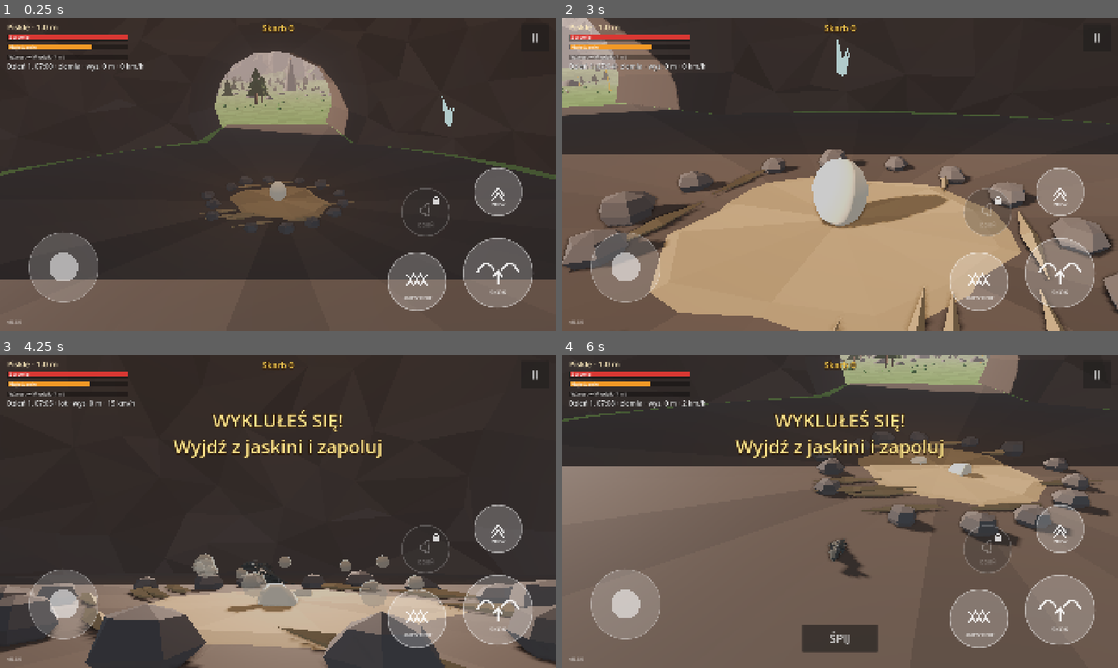
Above: before the commit, frames 1-4 (two rows, left to right).
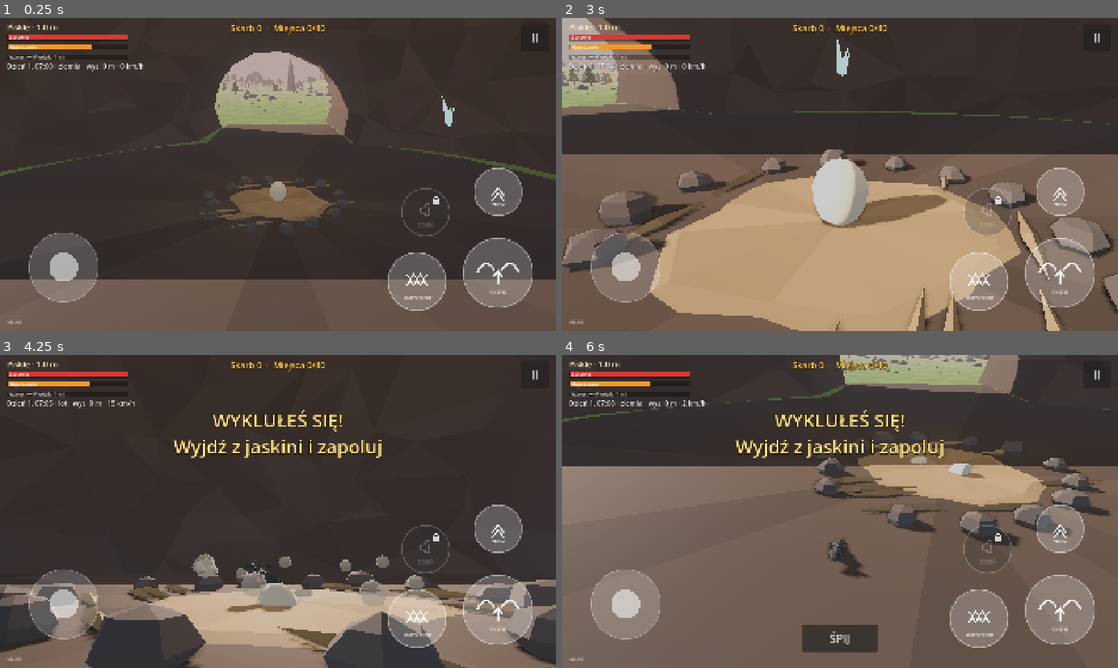
Above: after the commit, the same moments.

Repository: slota145/3d-dragon-game
Game: Godot game, scene res://scenes/boot.tscn
The game is run twice, just before and just after one commit, with the same random seed, the same clock (stepped at 60 frames per second) and the same inputs.
Inputs (mouse positions are in pixels of both pictures, inside the frame that each line leads up to):
- Up to frame 1 (0.25 s): no input
- Up to frame 2 (3 s): move the mouse to (962, 158) at 0.52 s; hold D (move_right) 0.53-1.25 s; tap F (bite) at 0.6 s; click (962, 158) at 0.67 s; tap Space (flap) at 0.77, 1.07 s; drag from (728, 190) to (812, 237) at 1.27 s; move the mouse to (895, 105) at 2.02 s; hold D (move_right) 2.03-2.75 s; tap E (cam_right) at 2.1 s; drag from (812, 237) to (673, 127) at 2.77 s
- Up to frame 3 (4.25 s): move the mouse to (444, 558) at 3.52 s; hold A (move_left) from 3.53 s (still down); tap R (fire) at 3.6 s; tap Space (flap) at 3.77, 4.07 s
- Up to frame 4 (6 s): release A (move_left) at 4.25 s; drag from (673, 464) to (756, 433) at 4.27 s; move the mouse to (867, 511) at 5.02 s; hold S (move_back) 5.03-5.75 s; tap Q (cam_left) at 5.1 s; click (867, 511) at 5.17 s; drag from (756, 433) to (728, 527) at 5.77 s

The runs differ from the first frame. In frame 1, 0.9% of the frame differs, in the area x 3-60%, y 2-98%; in frame 2, 0.6%; in frame 3, 0.2%; in frame 4, 0.7%.

Commit message:
Świat 4×4 km i ciekawe miejsca z odkrywaniem (0.9.0)
Co-Authored-By: Claude Opus 5.5 <noreply@anthropic.com>
Claude-Session: https://claude.ai/code/session_01Ves32BxAhBVxU1wfrWL8eZ

Diff:
--- a/project.godot
+++ b/project.godot
@@ -12,7 +12,7 @@
 
 config/name="3D Dragon Game"
 config/description="Gra o smoku w Godot 4 — prototyp."
-config/version="0.8.0"
+config/version="0.9.0"
 ; Numer zgodności „bazy” (APK/EXE). Podbij, gdy zmieniasz coś, czego łatka .pck nie przeniesie
 ; (input map, ustawienia projektu, eksportu, wersja silnika) — gracze dostaną wtedy pełną aktualizację.
 config/base_api=5
--- a/scenes/world.tscn
+++ b/scenes/world.tscn
@@ -27,7 +27,7 @@
 ssao_enabled = true
 fog_enabled = true
 fog_light_color = Color(0.72, 0.8, 0.88, 1)
-fog_density = 0.0012
+fog_density = 0.0015
 
 [node name="World" type="Node3D"]
 script = ExtResource("1_world")
--- a/scripts/game/gold_finds.gd
+++ b/scripts/game/gold_finds.gd
@@ -48,7 +48,7 @@
 		if not id in taken_today:
 			_spawn(id, kind, pos, value, rng.randf() * TAU)
 	for i in cache_spots.size():
-		var id := "cache_%d" % i
+		var id := "cache_%d_%d" % [int(cache_spots[i].x), int(cache_spots[i].z)]  # stałe id wg miejsca
 		if not id in caches_taken:
 			_spawn(id, "chest", cache_spots[i], 90 + (i * 37) % 71, float(i))
 
--- /dev/null
+++ b/scripts/game/landmarks.gd
@@ -0,0 +1,134 @@
+class_name Landmarks
+extends Node3D
+## Ciekawe miejsca (zasada „co ~20 s lotu coś ciekawego”): kamienne kręgi, ruiny wież, pradawne
+## drzewa, szkielety olbrzymich smoków, skalne łuki (model: tools/blender/gen_landmarks.py).
+## Rozstawione deterministycznie po świecie, osadzone w terenie, z kolizją. Każde trzeba
+## odkryć (podejść / podlecieć) — przy każdym leży skrzynia skarbów (skrytka GoldFinds).
+
+signal discovered(label: String, count: int, total: int)
+
+const MODEL := "res://assets/models/landmarks.glb"
+## rodzaj: [nazwa, miejsce na skrzynię (lokalnie, Godot), promień podstawy]
+const KINDS := {
+	"StoneCircle": ["Kamienny krąg", Vector3(0, 1.1, 0), 12.0],
+	"Tower": ["Ruiny wieży", Vector3(0, 0.1, 0), 9.0],
+	"Tree": ["Pradawne drzewo", Vector3(0.4, 32.0, 0.5), 9.0],
+	"Bones": ["Szkielet pradawnego smoka", Vector3(0, 0.4, 2.0), 14.0],
+	"Arch": ["Skalny łuk", Vector3(0, 25.5, 0), 18.0],
+}
+## Pierwsze miejsca blisko łąki (żeby pisklę szybko coś odkryło), potem losowo po świecie.
+const ANCHORS := [["StoneCircle", Vector2(230, 170)], ["Tower", Vector2(-230, 260)], ["Bones", Vector2(160, -250)],
+	["Tree", Vector2(-330, -40)], ["Arch", Vector2(40, 420)]]
+const MIN_SPACING := 380.0
+const TARGET := 40
+
+var dragon: DragonController
+## Id odkrytych miejsc (zapis gry).
+var found: Array = []
+
+var _places: Array[Dictionary] = []  # {id, kind, pos, yaw, node}
+var _check_t: float = 0.0
+
+
+func _ready() -> void:
+	var scene: Node = (load(MODEL) as PackedScene).instantiate()
+	var meshes := {}
+	for mi: MeshInstance3D in scene.find_children("*", "MeshInstance3D", true, false):
+		meshes[String(mi.name).trim_prefix("Landmark_")] = mi.mesh
+	scene.free()
+	_plan()
+	for p in _places:
+		var mi := MeshInstance3D.new()
+		mi.name = p["id"]
+		mi.mesh = meshes.get(p["kind"])
+		mi.position = p["pos"]
+		mi.rotation.y = p["yaw"]
+		mi.visibility_range_end = 1600.0
+		add_child(mi)
+		mi.create_trimesh_collision()
+		p["node"] = mi
+
+
+func total() -> int:
+	return _places.size()
+
+
+func places() -> Array[Dictionary]:
+	return _places
+
+
+## Miejsca na skrzynie skarbów (globalnie) — przekazywane do GoldFinds jako skrytki.
+func cache_spots() -> Array[Vector3]:
+	var out: Array[Vector3] = []
+	for p in _places:
+		var local: Vector3 = KINDS[p["kind"]][1]
+		out.append(global_position + p["pos"] + local.rotated(Vector3.UP, p["yaw"]))
+	return out
+
+
+func _plan() -> void:
+	var rng := RandomNumberGenerator.new()
+	rng.seed = 2024
+	var kinds: Array = KINDS.keys()
+	for a: Array in ANCHORS:
+		_try_place(a[0], a[1], rng, true)
+	var tries := 0
+	while _places.size() < TARGET and tries < 2000:
+		tries += 1
+		var lim := Terrain.HALF - 260.0
+		var p := Vector2(rng.randf_range(-lim, lim), rng.randf_range(-lim, lim))
+		_try_place(kinds[rng.randi() % kinds.size()], p, rng, false)
+
+
+func _try_place(kind: String, at: Vector2, rng: RandomNumberGenerator, search: bool) -> void:
+	var radius: float = KINDS[kind][2]
+	for attempt in (80 if search else 1):
+		# kotwice: spirala wokół wskazanego punktu, aż znajdzie się dobre miejsce
+		var p := at + (Vector2.from_angle(attempt * 2.4) * sqrt(attempt) * 22.0 if attempt > 0 else Vector2.ZERO)
+		if not _good_spot(kind, p, radius):
+			continue
+		var base := INF
+		for k in 6:  # najniższy punkt podstawy — model osadzony w terenie
+			var q := p + (Vector2.from_angle(k * TAU / 6.0) * radius if k > 0 else Vector2.ZERO)
+			base = minf(base, Terrain.height(q.x, q.y))
+		_places.append({"id": "lm_%d_%d" % [int(p.x), int(p.y)], "kind": kind,
+			"pos": Vector3(p.x, base - 0.4, p.y), "yaw": rng.randf() * TAU, "node": null})
+		return
+
+
+func _good_spot(kind: String, p: Vector2, radius: float) -> bool:
+	if p.length() < 140.0:  # łąka startowa zostaje pusta
+		return false
+	if p.distance_to(Vector2(Lair.POSITION.x, Lair.POSITION.z)) < Lair.RADIUS + 60.0:
+		return false
+	# blisko łąki gęściej (pisklę ma szybko coś odkryć), dalej co ~400 m
+	var spacing := 230.0 if p.length() < 600.0 else MIN_SPACING
+	for other in _places:
+		var o: Vector3 = other["pos"]
+		if p.distance_to(Vector2(o.x, o.z)) < spacing:
+			return false
+	var h := Terrain.height(p.x, p.y)
+	if h < Terrain.WATER_LEVEL + 1.0 or h > (140.0 if kind == "Arch" else 45.0):
+		return false
+	for k in 4:  # w miarę płasko pod podstawą
+		var q := p + Vector2.from_angle(k * TAU / 4.0) * radius
+		var hq := Terrain.height(q.x, q.y)
+		if hq < Terrain.WATER_LEVEL + 0.5 or absf(hq - h) > (8.0 if kind == "Arch" else 4.0):
+			return false
+	return true
+
+
+func _process(delta: float) -> void:
+	_check_t -= delta
+	if _check_t > 0.0 or not dragon:
+		return
+	_check_t = 0.3
+	var dp := dragon.global_position
+	for p in _places:
+		if p["id"] in found:
+			continue
+		var pos: Vector3 = p["pos"]
+		var reach: float = KINDS[p["kind"]][2] + 25.0 + dragon.stats.size * 2.0
+		if Vector2(dp.x - pos.x, dp.z - pos.z).length() < reach and dp.y < pos.y + 80.0:
+			found.append(p["id"])
+			discovered.emit(KINDS[p["kind"]][0], found.size(), _places.size())
--- a/scripts/game/prey.gd
+++ b/scripts/game/prey.gd
@@ -91,8 +91,8 @@
 			_pick_wander()
 
 	var pos := global_position + _dir * _speed * delta
-	pos.x = clampf(pos.x, -900.0, 900.0)
-	pos.z = clampf(pos.z, -900.0, 900.0)
+	pos.x = clampf(pos.x, -Terrain.HALF + 150.0, Terrain.HALF - 150.0)
+	pos.z = clampf(pos.z, -Terrain.HALF + 150.0, Terrain.HALF - 150.0)
 	# nie wchodź do wody ani na strome / wysokie zbocza — zawróć
 	if _speed > 0.01 and not Terrain.is_walkable(pos.x + _dir.x * 1.5, pos.z + _dir.z * 1.5):
 		_dir = -_dir.rotated(Vector3.UP, _rng.randf_range(-0.8, 0.8))
--- a/scripts/game/terrain.gd
+++ b/scripts/game/terrain.gd
@@ -10,7 +10,7 @@
 ## własną normalną i kolor (płaskie cieniowanie), kolor zależy od wysokości, nachylenia i biomu.
 ## Roślinność (las, skały, trawa) dokłada TerrainDecor.
 
-const SIZE := 2048.0
+const SIZE := 4096.0
 const HALF := SIZE / 2.0
 const CHUNK := 128.0
 const CHUNKS := int(SIZE / CHUNK)
@@ -18,10 +18,20 @@
 const WATER_LEVEL := -1.2
 const LAKE_CENTER := Vector2(430.0, 270.0)
 const LAKE_RADIUS := 170.0
+## Jeziora: [środek x, środek z, promień]. Pierwsze to jezioro przy łące (LAKE_CENTER).
+const LAKES := [[430.0, 270.0, 170.0], [-760.0, 1180.0, 250.0], [1350.0, -260.0, 210.0], [140.0, -1620.0, 160.0]]
+## Rzeki: łamane od gór do jezior.
+const RIVERS := [
+	[Vector2(250, -620), Vector2(290, -380), Vector2(310, -170), Vector2(345, -10), Vector2(395, 140), Vector2(430, 270)],
+	[Vector2(900, -1150), Vector2(1030, -860), Vector2(1180, -560), Vector2(1350, -260)],
+	[Vector2(-300, 420), Vector2(-480, 700), Vector2(-620, 950), Vector2(-760, 1180)],
+]
 const RIVER := [Vector2(250, -620), Vector2(290, -380), Vector2(310, -170), Vector2(345, -10),
 	Vector2(395, 140), Vector2(430, 270)]
-## Gęstość siatki dla LOD 0/1/2 (kratki na bok chunka).
-const LOD_RES := [32, 16, 8]
+## Gęstość siatki dla LOD 0/1/2/3 (kratki na bok chunka).
+const LOD_RES := [32, 16, 8, 4]
+## Teren dalej niż tyle metrów od kamery nie jest rysowany (mgła i tak go zasłania).
+const VIEW_DISTANCE := 1500.0
 
 signal chunk_built(coord: Vector2i, lod: int)
 
@@ -75,18 +85,22 @@
 	# góry na północy: grzbiety z szumu „ridged”
 	var ridge := 1.0 - absf(_ridge.get_noise_2d(x, z))
 	ridge *= ridge
-	var north := smoothstep(-150.0, -460.0, z)
+	# pasmo gór na północy (za nim wyżyna z jeziorem)
+	var north := smoothstep(-150.0, -460.0, z) * (1.0 - smoothstep(-1150.0, -1450.0, z))
 	h += north * (55.0 + 190.0 * ridge) + north * north * 50.0
+	h += smoothstep(-1150.0, -1450.0, z) * 30.0
 	# brzeg świata: wzgórza i turnie zamykające mapę
 	var edge := maxf(absf(x), absf(z))
-	h += smoothstep(800.0, 1000.0, edge) * (90.0 + 80.0 * ridge)
-	# jezioro (postrzępiony brzeg)
-	var ld := Vector2(x, z).distance_to(LAKE_CENTER) + _detail.get_noise_2d(x * 0.5, z * 0.5) * 30.0
-	var lake := 1.0 - smoothstep(LAKE_RADIUS * 0.55, LAKE_RADIUS, ld)
-	h = lerpf(h, -6.0, lake)
+	h += smoothstep(HALF - 230.0, HALF - 30.0, edge) * (90.0 + 80.0 * ridge)
+	# jeziora (postrzępiony brzeg)
+	var shore := _detail.get_noise_2d(x * 0.5, z * 0.5) * 30.0
+	for lk: Array in LAKES:
+		var ld := Vector2(x, z).distance_to(Vector2(lk[0], lk[1])) + shore
+		var lr: float = lk[2]
+		h = lerpf(h, -6.0, 1.0 - smoothstep(lr * 0.55, lr, ld))
 	# rzeka: koryto wzdłuż łamanej (w górach głęboki wąwóz)
 	var rd := river_distance(x, z)
-	var width := 9.0 + 25.0 * north
+	var width := 9.0 + 25.0 * smoothstep(-150.0, -460.0, z)
 	var river := 1.0 - smoothstep(width * 0.5, width * 1.6, rd)
 	h = lerpf(h, minf(h, -3.0), river)
 	# plac pod legowiskiem
@@ -98,12 +112,13 @@
 static func river_distance(x: float, z: float) -> float:
 	var p := Vector2(x, z)
 	var best := INF
-	for i in RIVER.size() - 1:
-		var a: Vector2 = RIVER[i]
-		var b: Vector2 = RIVER[i + 1]
-		var ab := b - a
-		var t := clampf((p - a).dot(ab) / ab.length_squared(), 0.0, 1.0)
-		best = minf(best, p.distance_to(a + ab * t))
+	for river: Array in RIVERS:
+		for i in river.size() - 1:
+			var a: Vector2 = river[i]
+			var b: Vector2 = river[i + 1]
+			var ab := b - a
+			var t := clampf((p - a).dot(ab) / ab.length_squared(), 0.0, 1.0)
+			best = minf(best, p.distance_to(a + ab * t))
 	return best
 
 
@@ -157,7 +172,7 @@
 
 func _lod_for(c: Vector2i) -> int:
 	var d := maxi(absi(c.x - _focus_chunk.x), absi(c.y - _focus_chunk.y))
-	return 0 if d <= 1 else (1 if d <= 3 else 2)
+	return 0 if d <= 1 else (1 if d <= 3 else (2 if d <= 6 else 3))
 
 
 func lod_of(c: Vector2i) -> int:
@@ -176,8 +191,8 @@
 		_focus_chunk = c
 		_queue.clear()
 		# najpierw najbliższe (kolizja pod smokiem jest najważniejsza)
-		for dx in range(-4, 5):
-			for dz in range(-4, 5):
+		for dx in range(-8, 9):
+			for dz in range(-8, 9):
 				var n := c + Vector2i(dx, dz)
 				if n.x < 0 or n.y < 0 or n.x >= CHUNKS or n.y >= CHUNKS:
 					continue
@@ -201,6 +216,7 @@
 		var mi := MeshInstance3D.new()
 		mi.mesh = _chunk_mesh(c, LOD_RES[lod])
 		mi.position = chunk_origin(c)
+		mi.visibility_range_end = VIEW_DISTANCE
 		mi.cast_shadow = GeometryInstance3D.SHADOW_CASTING_SETTING_ON if lod == 0 \
 			else GeometryInstance3D.SHADOW_CASTING_SETTING_OFF
 		add_child(mi)
--- a/scripts/game/terrain_decor.gd
+++ b/scripts/game/terrain_decor.gd
@@ -1,8 +1,9 @@
 class_name TerrainDecor
 extends Node3D
-## Roślinność i skały na kawałkach terenu (MultiMesh na kawałek — tanie na telefonie):
-## - drzewa (las wg Terrain.forest) i głazy — dla każdego kawałka od razu,
-## - trawa, kwiaty i krzaki (punkty odniesienia przy ziemi) — dopiero gdy smok jest blisko.
+## Roślinność i skały na kawałkach terenu (MultiMesh na kawałek — tanie na telefonie),
+## tworzone w pierścieniu wokół smoka i usuwane, gdy się oddali (świat 4×4 km):
+## - drzewa (las wg Terrain.forest) i głazy — do BIG_RING kawałków od smoka,
+## - trawa, kwiaty i krzaki (punkty odniesienia przy ziemi) — do SMALL_RING.
 ## Wszystko stoi na wysokości terenu i omija wodę, legowisko i strome zbocza.
 
 @export var trees_per_chunk: int = 140
@@ -13,13 +14,20 @@
 
 var terrain: Terrain
 
+const BIG_RING := 5
+const SMALL_RING := 1
+## Ile kawałków roślinności tworzyć na klatkę (bez przycięć).
+const PER_FRAME := 2
+
 var _tree_mesh: Mesh
 var _rock_mesh: Mesh
 var _grass_mesh: Mesh
 var _flower_mesh: Mesh
 var _bush_mesh: Mesh
-var _done_big: Dictionary = {}
-var _done_small: Dictionary = {}
+var _big: Dictionary = {}  # Vector2i -> Node3D (drzewa + skały)
+var _small: Dictionary = {}  # Vector2i -> Node3D (trawa, kwiaty, krzaki)
+var _center := Vector2i(-999, -999)
+var _todo: Array[Vector2i] = []
 
 
 func _ready() -> void:
@@ -28,16 +36,62 @@
 	_grass_mesh = _make_grass_mesh()
 	_flower_mesh = _make_flower_mesh()
 	_bush_mesh = _make_bush_mesh()
-	terrain.chunk_built.connect(_on_chunk_built)
-
-
-func _on_chunk_built(c: Vector2i, lod: int) -> void:
-	if not _done_big.has(c):
-		_done_big[c] = true
-		_scatter_big(c)
-	if lod == 0 and not _done_small.has(c):
-		_done_small[c] = true
-		_scatter_small(c)
+
+
+## Od razu zbuduj roślinność wokół punktu (start gry, teleport).
+func build_around(at: Vector3) -> void:
+	_center = terrain.chunk_of(at)
+	_refresh_todo()
+	while not _todo.is_empty():
+		_build(_todo.pop_front())
+
+
+func _process(_delta: float) -> void:
+	if not terrain.focus:
+		return
+	var c := terrain.chunk_of(terrain.focus.global_position)
+	if c != _center:
+		_center = c
+		_refresh_todo()
+		_drop_far()
+	for i in PER_FRAME:
+		if _todo.is_empty():
+			break
+		_build(_todo.pop_front())
+
+
+func _ring(c: Vector2i) -> int:
+	return maxi(absi(c.x - _center.x), absi(c.y - _center.y))
+
+
+func _refresh_todo() -> void:
+	_todo.clear()
+	for dx in range(-BIG_RING, BIG_RING + 1):
+		for dz in range(-BIG_RING, BIG_RING + 1):
+			var c := _center + Vector2i(dx, dz)
+			if c.x < 0 or c.y < 0 or c.x >= Terrain.CHUNKS or c.y >= Terrain.CHUNKS:
+				continue
+			if not _big.has(c) or (_ring(c) <= SMALL_RING and not _small.has(c)):
+				_todo.append(c)
+	_todo.sort_custom(func(a: Vector2i, b: Vector2i) -> bool: return _ring(a) < _ring(b))
+
+
+func _build(c: Vector2i) -> void:
+	if not _big.has(c):
+		_big[c] = _scatter_big(c)
+	if _ring(c) <= SMALL_RING and not _small.has(c):
+		_small[c] = _scatter_small(c)
+
+
+func _drop_far() -> void:
+	for c: Vector2i in _big.keys():
+		if _ring(c) > BIG_RING + 1:
+			(_big[c] as Node).queue_free()
+			_big.erase(c)
+	for c: Vector2i in _small.keys():
+		if _ring(c) > SMALL_RING + 2:
+			(_small[c] as Node).queue_free()
+			_small.erase(c)
 
 
 static func _blocked(x: float, z: float) -> bool:
@@ -52,7 +106,9 @@
 	return rng
 
 
-func _scatter_big(c: Vector2i) -> void:
+func _scatter_big(c: Vector2i) -> Node3D:
+	var group := Node3D.new()
+	add_child(group)
 	var o := terrain.chunk_origin(c)
 	var rng := _rng_for(c, 1)
 	var trees: Array[Transform3D] = []
@@ -71,7 +127,7 @@
 		var basis := Basis(Vector3.UP, rng.randf() * TAU).scaled(Vector3(s, s * rng.randf_range(0.9, 1.25), s))
 		trees.append(Transform3D(basis, Vector3(x, h - 0.2, z)))
 		tree_cols.append(Color(1, 1, 1).darkened(rng.randf() * 0.25))
-	_add_multimesh(_tree_mesh, trees, tree_cols, 900.0, true)
+	_add_multimesh(group, _tree_mesh, trees, tree_cols, 700.0, true)
 	var rocks: Array[Transform3D] = []
 	for i in rocks_per_chunk:
 		var x := o.x + rng.randf() * Terrain.CHUNK
@@ -82,10 +138,13 @@
 		var basis := Basis.from_euler(Vector3(rng.randf() * TAU, rng.randf() * TAU, rng.randf() * TAU)) \
 			.scaled(Vector3(s * rng.randf_range(0.8, 1.5), s * rng.randf_range(0.5, 0.9), s * rng.randf_range(0.8, 1.4)))
 		rocks.append(Transform3D(basis, Vector3(x, Terrain.height(x, z) + s * 0.1, z)))
-	_add_multimesh(_rock_mesh, rocks, [], 700.0, true)
-
-
-func _scatter_small(c: Vector2i) -> void:
+	_add_multimesh(group, _rock_mesh, rocks, [], 700.0, true)
+	return group
+
+
+func _scatter_small(c: Vector2i) -> Node3D:
+	var group := Node3D.new()
+	add_child(group)
 	var o := terrain.chunk_origin(c)
 	var rng := _rng_for(c, 2)
 	for kind in 3:
@@ -104,10 +163,11 @@
 			if kind == 1:
 				cols.append([Color(0.95, 0.85, 0.3), Color(0.9, 0.45, 0.6), Color(0.95, 0.95, 0.95),
 					Color(0.6, 0.55, 0.95)][rng.randi() % 4])
-		_add_multimesh(mesh, xs, cols, 160.0 if kind < 2 else 300.0, kind == 2)
-
-
-func _add_multimesh(mesh: Mesh, xs: Array[Transform3D], cols: Array, vis_range: float, shadows: bool) -> void:
+		_add_multimesh(group, mesh, xs, cols, 160.0 if kind < 2 else 300.0, kind == 2)
+	return group
+
+
+func _add_multimesh(parent: Node3D, mesh: Mesh, xs: Array[Transform3D], cols: Array, vis_range: float, shadows: bool) -> void:
 	if xs.is_empty():
 		return
 	var mm := MultiMesh.new()
@@ -126,7 +186,7 @@
 	inst.visibility_range_fade_mode = GeometryInstance3D.VISIBILITY_RANGE_FADE_DISABLED
 	inst.cast_shadow = GeometryInstance3D.SHADOW_CASTING_SETTING_ON if shadows \
 		else GeometryInstance3D.SHADOW_CASTING_SETTING_OFF
-	add_child(inst)
+	parent.add_child(inst)
 
 
 # --- Siatki (low-poly, kolor wierzchołków) ------------------------------------------
--- a/scripts/game/world.gd
+++ b/scripts/game/world.gd
@@ -21,6 +21,8 @@
 var _gold_label: Label
 var _lair: Lair
 var _terrain: Terrain
+var _decor: TerrainDecor
+var _landmarks: Landmarks
 var _day_night: DayNight
 var _sleeping: bool = false
 var _intro: bool = false
@@ -42,10 +44,18 @@
 	_terrain = Terrain.new()
 	_terrain.name = "Terrain"
 	add_child(_terrain)
-	var decor := TerrainDecor.new()
+	_decor = TerrainDecor.new()
+	var decor := _decor
 	decor.name = "TerrainDecor"
 	decor.terrain = _terrain
 	_terrain.add_child(decor)
+	_landmarks = Landmarks.new()
+	_landmarks.name = "Landmarks"
+	_landmarks.dragon = _player
+	add_child(_landmarks)
+	_landmarks.discovered.connect(func(label: String, count: int, all: int) -> void:
+		_banner("ODKRYTO: " + label.to_upper(), "Ciekawe miejsca: %d / %d · w pobliżu leży skarb" % [count, all])
+		save_game())
 	_lair = Lair.new()
 	_lair.name = "Lair"
 	_lair.position = Lair.POSITION
@@ -60,7 +70,7 @@
 	_day_night.set_hour(8.0)
 	_day_night.midnight.connect(func() -> void:
 		day += 1
-		_finds.setup(day, ($Props as Node).pillar_tops))
+		_finds.setup(day, _cache_spots()))
 	_finds = GoldFinds.new()
 	_finds.name = "GoldFinds"
 	_finds.dragon = _player
@@ -114,7 +124,8 @@
 	# teren: od razu cały świat (wokół smoka najdokładniej, z kolizją), potem LOD w biegu
 	_terrain.focus = _player
 	_terrain.build_all(_player.global_position)
-	_finds.setup(day, ($Props as Node).pillar_tops)
+	_decor.build_around(_player.global_position)
+	_finds.setup(day, _cache_spots())
 	_lair.pile.set_gold(treasure)
 	if _intro:
 		_play_intro()
@@ -143,6 +154,7 @@
 	treasure = int(data.get("treasure", 0))
 	_finds.taken_today = data.get("finds_taken", [])
 	_finds.caches_taken = data.get("caches_taken", [])
+	_landmarks.found = data.get("landmarks_found", [])
 	_player.stats.restore(data.get("stats", {}))
 	_lair.show_shells()
 	var p: Array = data.get("pos", [])
@@ -160,7 +172,8 @@
 		return
 	var pos := _player.global_position
 	SaveGame.write({"day": day, "hour": _day_night.hour, "treasure": treasure,
-		"finds_taken": _finds.taken_today, "caches_taken": _finds.caches_taken, "stats": _player.stats.to_save(), "pos": [pos.x, pos.y, pos.z],
+		"finds_taken": _finds.taken_today, "caches_taken": _finds.caches_taken,
+		"landmarks_found": _landmarks.found, "stats": _player.stats.to_save(), "pos": [pos.x, pos.y, pos.z],
 		"yaw": _player.rotation.y, "version": GameVersion.current()})
 
 
@@ -198,6 +211,12 @@
 
 # --- Złoto -------------------------------------------------------------------------
 
+## Skrytki ze złotem: szczyty skalnych słupów + skrzynie przy ciekawych miejscach.
+func _cache_spots() -> Array[Vector3]:
+	var spots: Array[Vector3] = ($Props as Node).pillar_tops.duplicate()
+	spots.append_array(_landmarks.cache_spots())
+	return spots
+
 func _build_gold_label() -> void:
 	_gold_label = Label.new()
 	_gold_label.set_anchors_preset(Control.PRESET_CENTER_TOP)
@@ -229,7 +248,8 @@
 		DustBurst.spawn(self, _lair.pile.global_position, 0.8, Color(1.0, 0.82, 0.3))
 		save_game()
 		carried = 0
-	_gold_label.text = ("Złoto %d  ·  " % carried if carried > 0 else "") + "Skarb %d" % treasure
+	_gold_label.text = ("Złoto %d  ·  " % carried if carried > 0 else "") + "Skarb %d" % treasure \
+		+ "  ·  Miejsca %d/%d" % [_landmarks.found.size(), _landmarks.total()]
 
 
 # --- Sen w legowisku -------------------------------------------------------------
@@ -297,7 +317,7 @@
 		if _day_night.hour >= 7.0:
 			day += 1  # po północy dzień już się zmienił — śpisz tylko do rana
 		_day_night.set_hour(7.0)
-		_finds.setup(day, ($Props as Node).pillar_tops)  # nowy dzień — nowe znaleziska
+		_finds.setup(day, _cache_spots())  # nowy dzień — nowe znaleziska
 		var st := _player.stats
 		st.health = 100.0
 		st.stamina = 100.0
--- a/tools/test_world.gd
+++ b/tools/test_world.gd
@@ -28,7 +28,7 @@
 	_check(Terrain.forest(-500, 100) > 0.4, "las na zachodzie (%.2f)" % Terrain.forest(-500, 100))
 	var c0 := terrain.chunk_of(player.global_position)
 	_check(terrain.has_collision(c0) and terrain.lod_of(c0) == 0, "kolizja i pełny LOD pod smokiem")
-	_check(terrain.lod_of(Vector2i(0, 0)) == 2, "daleki kawałek w niskim LOD")
+	_check(terrain.lod_of(Vector2i(0, 0)) >= 2, "daleki kawałek w niskim LOD")
 	await _seconds(1.0)
 	_check(player.global_position.y > -0.5 and player.is_on_floor(), "smok stoi na terenie (y=%.2f)" % player.global_position.y)
 
@@ -48,7 +48,53 @@
 	Input.action_release("move_forward")
 	_check(player.is_on_floor(), "chodzi po zboczu")
 
+	print("2b) Świat 4×4 km")
+	_check(Terrain.SIZE >= 4096.0, "rozmiar świata %.0f m" % Terrain.SIZE)
+	for lk: Array in Terrain.LAKES:
+		_check(Terrain.is_water(lk[0], lk[1]), "jezioro w (%.0f, %.0f)" % [lk[0], lk[1]])
+	_check(Terrain.height(0, -1700) < Terrain.height(0, -700), "za górami wyżyna (%.0f m)" % Terrain.height(0, -1700))
+
+	print("2c) Ciekawe miejsca")
+	var lm: Landmarks = world.get_node("Landmarks")
+	_check(lm.total() >= 25, "rozstawione: %d" % lm.total())
+	var kinds := {}
+	for p: Dictionary in lm.places():
+		kinds[p["kind"]] = true
+	_check(kinds.size() == 5, "wszystkie rodzaje: %s" % str(kinds.keys()))
+	var near := 0
+	for p: Dictionary in lm.places():
+		if Vector2((p["pos"] as Vector3).x, (p["pos"] as Vector3).z).length() < 500.0:
+			near += 1
+	_check(near >= 4, "blisko łąki (do 500 m): %d" % near)
+	var finds: GoldFinds = world.get_node("GoldFinds")
+	var chests := finds.remaining().filter(func(f: Node3D) -> bool: return f.get_meta("cache", false))
+	_check(chests.size() >= lm.total(), "skrzynie przy miejscach i słupach: %d" % chests.size())
+	var first: Dictionary = lm.places()[0]
+	var fp: Vector3 = first["pos"]
+	var events := []
+	lm.discovered.connect(func(label: String, c: int, t: int) -> void: events.append(label))
+	player.global_position = fp + Vector3(18, 0, 18)
+	player.global_position.y = Terrain.height(player.global_position.x, player.global_position.z) + 1.0
+	player.reset_physics_interpolation()
+	await _seconds(0.8)
+	_check(events.size() == 1 and first["id"] in lm.found, "odkrycie: %s" % str(events))
+
 	print("3) Zrzuty z lotu ptaka")
+	var by_kind := {}
+	for p: Dictionary in lm.places():
+		if not by_kind.has(p["kind"]):
+			by_kind[p["kind"]] = p
+	player.stats.set_size_instant(8.0)
+	var cam0: FollowCamera = world.get_node("FollowCamera")
+	for kind: String in by_kind:
+		var lp: Vector3 = by_kind[kind]["pos"]
+		player.global_position = lp + Vector3(0, 30, 70)
+		player.rotation.y = PI
+		player.velocity = Vector3.ZERO
+		player.reset_physics_interpolation()
+		cam0.snap_behind()
+		await _seconds(1.2)
+		await _shot("landmark_%s.png" % kind)
 	player.stats.set_size_instant(14.0)
 	var cam: FollowCamera = world.get_node("FollowCamera")
 	for shot: Array in [["world_lair.png", Vector3(0, 70, 120), PI], ["world_lake.png", Vector3(250, 90, 60), 2.3],
Binary file added: assets/models/landmarks.glb
Not shown, added: assets/models/landmarks.glb.import
Not shown, added: scripts/game/landmarks.gd.uid
Not shown, changed: CLAUDE.md
Not shown, changed: ROADMAP.md
Not shown, changed: docs/SESSION_HANDOFF.md
